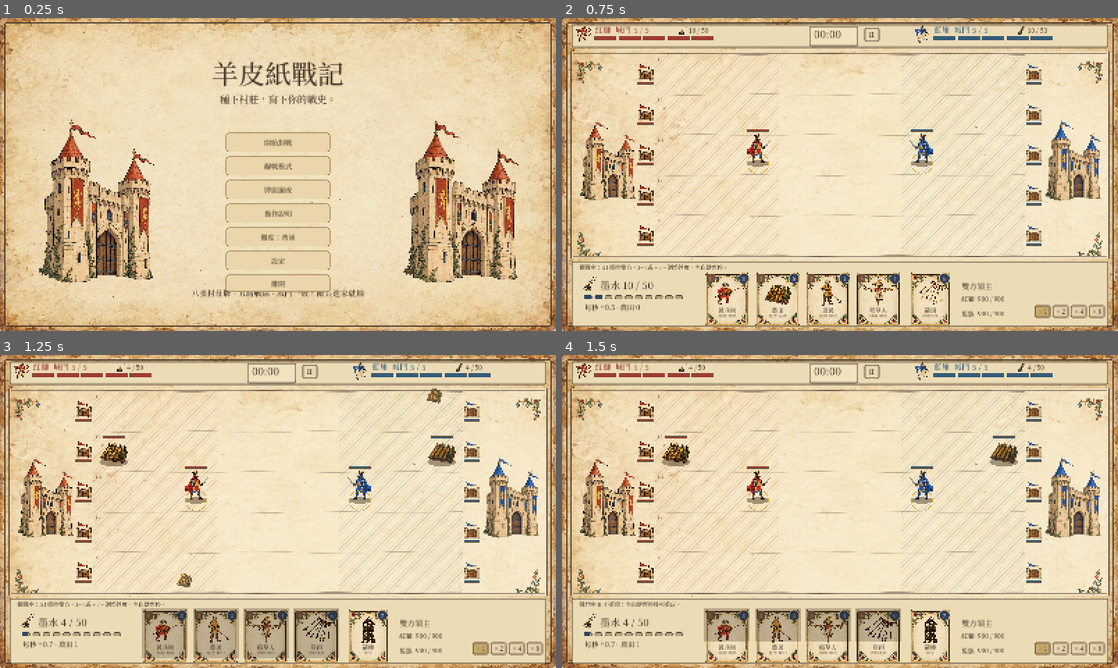
Above: before the commit, frames 1-4 (two rows, left to right).
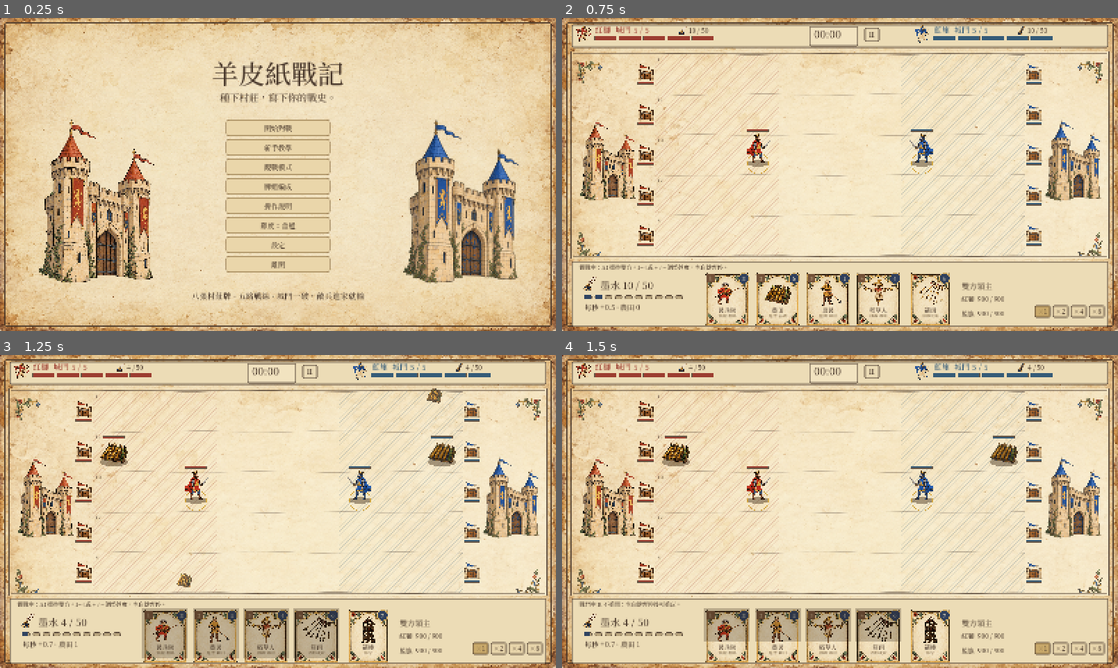
Above: after the commit, the same moments.

Repository: crazycatpower/FiveLaneLords
Game: Godot game, scene res://main.tscn
Same seed, same stepped clock (60 frames per second), same inputs: the game is played once before the commit and once after it.
Inputs (mouse positions are in pixels of both pictures, inside the frame that each line leads up to):
- Up to frame 1 (0.25 s): no input
- Up to frame 2 (0.75 s): click "觀戰模式" at 0.5 s
- Up to frame 3 (1.25 s): no input
- Up to frame 4 (1.5 s): tap Enter at 1.25 s; move the mouse to (962, 495) at 1.27 s; tap R at 1.35 s; click (962, 495) at 1.42 s

The runs differ from the first frame. In frame 1, 6.7% of the frame differs, in the area x 34-94%, y 24-91%; in frame 2, nothing differs; in frame 3, nothing differs; in frame 4, nothing differs.

Commit message:
T10 tutorial and result screen
Six-step tutorial (plant, cultivate, militia, tower, burn, breach) with
a fixed deck; each step waits for its event, puts the needed card in
hand with enough ink, and the blue side (AI and lord) stays idle until
the end. Result screen shows how the match was won plus both sides'
gates broken, ink produced and wasted, farms planted and burned, cards
played. Title gains a tutorial button and no longer overlaps the
tagline; its right castle is blue. Restart repeats the tutorial when in
it. Font subset rebuilt for the new text. A play-through test covers
every tutorial step and the result numbers.

Co-Authored-By: Claude Opus 5.5 <noreply@anthropic.com>

Diff:
--- a/battle.gd
+++ b/battle.gd
@@ -33,6 +33,7 @@
 var memory: Array = [{},{}]
 var recent_lanes: Array = [[],[]] # lanes of each side's last troop plays, for the AI to spread its attacks
 var ai_start := 0.0
+var lord_active: Array = [true,true] # the tutorial keeps the blue lord idle
 
 func _init(seed_value: int = 1, deck_a: Array = [], deck_b: Array = []) -> void:
 	rng.seed = seed_value
@@ -309,7 +310,8 @@
 		if spell.delay <= 0: cast_spell(spell)
 	spells = spells.filter(func(s: Dictionary) -> bool: return s.delay > 0)
 	update_projectiles(dt)
-	for lord: Dictionary in lords: Lord.step(self,lord,dt)
+	for lord: Dictionary in lords:
+		if lord_active[lord.team]: Lord.step(self,lord,dt)
 	for u: Dictionary in units:
 		u.flash = maxf(0,u.flash-dt)
 		if u.hp <= 0: continue
--- a/game.gd
+++ b/game.gd
@@ -3,6 +3,7 @@
 const L = preload("res://layout.gd")
 const DeckStore = preload("res://deck_store.gd")
 const Battle = preload("res://battle.gd")
+const Tutorial = preload("res://tutorial.gd")
 const ART = preload("res://manuscript_art.gd")
 const PAPER = preload("res://assets/parchment-background.png")
 const LORD_ART = preload("res://assets/manuscript-v1/lord-simple-v2.png")
@@ -37,6 +38,8 @@
 var press_pos := Vector2.ZERO
 var press_was_selected := false
 var speed := 1
+var tutorial: RefCounted = null
+const RESULT_RECT := Rect2(380,170,840,380)
 const SPEEDS := [1,2,4,8]
 const SPEED_RECTS := [Rect2(1360,826,46,36),Rect2(1412,826,46,36),Rect2(1464,826,46,36),Rect2(1516,826,46,36)]
 
@@ -82,11 +85,49 @@
 	model = Battle.new(seed_value,player_deck,B.PRESETS[difficulty])
 	model.difficulty = difficulty
 	model.ai_enabled = [spectating,true]
+	tutorial = null
+	enter_battle("觀戰中：AI 操控雙方。1–4 或 + / − 調整速度，空白鍵暫停。" if spectating else "拖曳卡牌到戰場，或按 1–4 選牌再點格子 · 右鍵取消 · 空白鍵暫停")
+
+# T10: scripted first match with a fixed deck; the blue side stays idle until the last step.
+func start_tutorial() -> void:
+	spectating = false
+	model = Battle.new(seed_value,Tutorial.DECK.duplicate(),B.PRESETS[0].duplicate())
+	model.difficulty = 0
+	model.ai_enabled = [false,true]
+	model.ai_start = 1e9
+	model.lord_active[1] = false
+	model.add_building(1,Vector2i(7,2),"farm") # practice target for the fire step
+	tutorial = Tutorial.new()
+	enter_battle(tutorial.caption())
+	prepare_tutorial_step()
+
+func prepare_tutorial_step() -> void:
+	if tutorial == null: return
+	if tutorial.complete:
+		model.ai_start = model.elapsed+5.0
+		model.lord_active[1] = true
+		notice = tutorial.caption()
+		return
+	var step: Dictionary = tutorial.current()
+	var deck: Array = model.decks[0]
+	var index := deck.find(step.card)
+	if index >= 4:
+		deck[index] = deck[0]
+		deck[0] = step.card
+	model.ink[0] = maxf(model.ink[0],B.CARDS[step.card].cost+2.0)
+	if step.done == "breach": model.gates[1][2] = minf(model.gates[1][2],40.0)
+	notice = tutorial.caption()
+
+func restart() -> void:
+	if tutorial != null: start_tutorial()
+	else: start_battle()
+
+func enter_battle(message: String) -> void:
 	selected = -1
 	dragging = false
 	speed = 1
 	position = Vector2.ZERO
-	notice = "觀戰中：AI 操控雙方。1–4 或 + / − 調整速度，空白鍵暫停。" if spectating else "拖曳卡牌到戰場，或按 1–4 選牌再點格子 · 右鍵取消 · 空白鍵暫停"
+	notice = message
 	screen = "battle"
 	effects.clear()
 	clear_ui()
@@ -123,7 +164,9 @@
 	# Spectate mode can fast-forward: several fixed steps per frame, so results match 1x exactly.
 	for i: int in range(speed if spectating else 1):
 		model.step(dt)
+		var advanced: bool = tutorial != null and tutorial.observe(model.events)
 		consume_events()
+		if advanced: prepare_tutorial_step()
 
 func consume_events() -> void:
 	for e: Dictionary in model.events:
@@ -164,10 +207,10 @@
 
 # Buttons on the pause / result banner: [rect, caption, action].
 func overlay_buttons() -> Array:
-	var y := L.OVERLAY_RECT.position.y+95
+	var y := RESULT_RECT.end.y-60 if model.ended else L.OVERLAY_RECT.position.y+95
 	var items: Array = []
 	if not model.ended: items.append([Rect2(490,y,190,40),"繼續",toggle_pause])
-	items.append([Rect2(700,y,190,40),"重新開始",start_battle])
+	items.append([Rect2(700,y,190,40),"重新開始",restart])
 	items.append([Rect2(910,y,190,40),"回到標題",show_title])
 	return items
 
@@ -195,7 +238,7 @@
 			else: toggle_pause()
 		if event.keycode == KEY_SPACE: toggle_pause()
 		if event.keycode == KEY_R:
-			if model.paused or model.ended: start_battle()
+			if model.paused or model.ended: restart()
 			else: notice = "戰鬥中 R 不重開；空白鍵暫停後可重玩。"
 	if event is InputEventMouseMotion:
 		hover_slot = -1 if spectating else card_at(event.position)
@@ -404,12 +447,43 @@
 	draw_preview()
 	draw_effects()
 	draw_hud()
-	if model.paused or model.ended:
+	if tutorial != null and not model.ended:
+		panel(Rect2(290,98,1020,34),Color("f6ead0"))
+		draw_string(font,Vector2(290,121),tutorial.caption(),HORIZONTAL_ALIGNMENT_CENTER,1020,18,INK)
+	if model.ended: draw_result()
+	elif model.paused:
 		panel(L.OVERLAY_RECT,Color("efe0bd"))
 		draw_string(font,L.OVERLAY_RECT.position+Vector2(0,58),"戰局暫停" if not model.ended else ("紅獅勝利！我軍攻進藍旗主堡" if model.winner == 0 else "敗北：藍旗士兵攻進了我方主堡"),HORIZONTAL_ALIGNMENT_CENTER,L.OVERLAY_RECT.size.x,30,INK)
 		for item: Array in overlay_buttons():
 			panel(item[0],Color("f6ead0"))
 			draw_string(font,item[0].position+Vector2(0,27),item[1],HORIZONTAL_ALIGNMENT_CENTER,item[0].size.x,20,INK)
+
+# T10 result screen: who won and how, with both sides' match statistics.
+func draw_result() -> void:
+	var r := RESULT_RECT
+	panel(r,Color("efe0bd"))
+	ink_frame(r.grow(-8))
+	var title := "紅獅勝利！我軍攻進藍旗主堡" if model.winner == 0 else "敗北：藍旗士兵攻進了我方主堡"
+	draw_string(font,r.position+Vector2(0,62),title,HORIZONTAL_ALIGNMENT_CENTER,r.size.x,32,RED if model.winner == 0 else BLUE)
+	var t := int(model.elapsed)
+	draw_string(font,r.position+Vector2(0,96),"戰鬥時間 %02d:%02d" % [t/60,t%60],HORIZONTAL_ALIGNMENT_CENTER,r.size.x,18,INK)
+	var rows: Array = [["打破的城門","breaches"],["產出墨水","produced"],["浪費的墨水","wasted"],["種下農田","planted"],["被燒掉的田","burned"],["出牌數","plays"]]
+	var left := r.position.x+170
+	draw_string(font,Vector2(left+210,r.position.y+135),"紅獅",HORIZONTAL_ALIGNMENT_CENTER,120,20,RED)
+	draw_string(font,Vector2(left+350,r.position.y+135),"藍旗",HORIZONTAL_ALIGNMENT_CENTER,120,20,BLUE)
+	for i: int in range(rows.size()):
+		var y := r.position.y+168+i*26
+		draw_string(font,Vector2(left,y),rows[i][0],HORIZONTAL_ALIGNMENT_LEFT,-1,18,INK)
+		for team: int in range(2):
+			var value: float = result_value(team,rows[i][1])
+			draw_string(font,Vector2(left+210+team*140,y),str(int(value)),HORIZONTAL_ALIGNMENT_CENTER,120,18,INK)
+	for item: Array in overlay_buttons():
+		panel(item[0],Color("f6ead0"))
+		draw_string(font,item[0].position+Vector2(0,27),item[1],HORIZONTAL_ALIGNMENT_CENTER,item[0].size.x,20,INK)
+
+func result_value(team: int, key: String) -> float:
+	if key == "breaches": return model.gates[1-team].filter(func(hp: float) -> bool: return hp <= 0).size()
+	return float(model.stats[team].get(key,0))
 
 func team_shadow(center: Vector2, radius: float, color: Color) -> void:
 	draw_set_transform(center,0,Vector2(1,0.32))
@@ -502,7 +576,7 @@
 	panel(Rect2(712,24,140,58),Color("f2e3c0"))
 	var time := int(model.elapsed)
 	label_at(Vector2(725,58),"%02d:%02d" % [time/60,time%60],30,RED if model.multiplier() > 1 else INK)
-	if model.multiplier() > 1: label_at(Vector2(722,79),"墨水 ×%.1f" % model.multiplier(),14,RED)
+	if model.multiplier() > 1: label_at(Vector2(735,76),"墨水 ×%.1f" % model.multiplier(),13,RED)
 	panel(L.PAUSE_RECT)
 	label_at(L.PAUSE_RECT.position+Vector2(10,27),"Ⅱ",23)
 	panel(L.COMMAND_FRAME)
@@ -541,21 +615,16 @@
 func show_title() -> void:
 	screen = "title"
 	clear_ui()
-	button(Rect2(650,330,300,55),"開始對戰",func(): spectating = false; start_battle())
-	button(Rect2(650,398,300,55),"觀戰模式",func(): spectating = true; start_battle())
-	button(Rect2(650,466,300,55),"牌組編成",show_deck)
-	button(Rect2(650,534,300,55),"操作說明",show_help)
-	button(Rect2(650,670,300,55),"設定",show_settings)
-	button(Rect2(650,738,300,50),"離開",func(): get_tree().quit())
-	button(Rect2(650,602,300,55),"難度："+["簡單","普通","困難"][difficulty],func(): difficulty = (difficulty+1)%3; show_title())
+	var items: Array = [["開始對戰",func(): spectating = false; start_battle()],["新手教學",start_tutorial],["觀戰模式",func(): spectating = true; start_battle()],["牌組編成",show_deck],["操作說明",show_help],["難度："+["簡單","普通","困難"][difficulty],func(): difficulty = (difficulty+1)%3; show_title()],["設定",show_settings],["離開",func(): get_tree().quit()]]
+	for i: int in range(items.size()): button(Rect2(650,292+i*56,300,48),items[i][0],items[i][1])
 	queue_redraw()
 
 func draw_title() -> void:
 	draw_texture_rect(textures.castle_red,Rect2(100,290,350,480),false)
-	draw_texture_rect(textures.castle_blue,Rect2(1150,290,350,480),false)
+	draw_texture_rect(art("castle_blue",1),Rect2(1150,290,350,480),false)
 	draw_string(font,Vector2(0,190),"羊皮紙戰記",HORIZONTAL_ALIGNMENT_CENTER,L.VIEWPORT_SIZE.x,76,INK)
-	draw_string(font,Vector2(0,245),"種下村莊，寫下你的戰史。",HORIZONTAL_ALIGNMENT_CENTER,L.VIEWPORT_SIZE.x,28,INK)
-	draw_string(font,Vector2(0,800),"八張村莊牌 · 五路戰線 · 城門一破，敵兵進家就輸",HORIZONTAL_ALIGNMENT_CENTER,L.VIEWPORT_SIZE.x,23,INK)
+	draw_string(font,Vector2(0,240),"種下村莊，寫下你的戰史。",HORIZONTAL_ALIGNMENT_CENTER,L.VIEWPORT_SIZE.x,28,INK)
+	draw_string(font,Vector2(0,808),"八張村莊牌 · 五路戰線 · 城門一破，敵兵進家就輸",HORIZONTAL_ALIGNMENT_CENTER,L.VIEWPORT_SIZE.x,23,INK)
 
 func show_deck() -> void:
 	screen = "deck"
--- a/smoke_test.gd
+++ b/smoke_test.gd
@@ -30,6 +30,8 @@
 	test_feel()
 	test_overlap()
 	test_opening_hand()
+	test_tutorial()
+	check(finished.has("tutorial"),"tutorial test ran to the end")
 	check(finished.has("opening"),"opening hand test ran to the end")
 	check(finished.has("overlap"),"overlap test ran to the end")
 	check(finished.has("feel"),"feel test ran to the end")
@@ -478,3 +480,34 @@
 	var b := Battle.new(31,B.PRESETS[1].duplicate())
 	check(a.decks == b.decks,"opening hand stays reproducible per seed")
 	finished["opening"] = true
+
+func test_tutorial() -> void:
+	var game = load("res://main.tscn").instantiate()
+	root.add_child(game)
+	game.deck_path = "user://test-ui-deck.json"
+	game.set_physics_process(false)
+	game.start_tutorial()
+	var m = game.model
+	check(m.decks[0] == game.Tutorial.DECK or m.decks[0].size() == 8,"tutorial uses its own deck")
+	var plan := [["farm",Vector2i(1,2)],["farmer",Vector2i(0,2)],["militia",Vector2i(2,1)],["tower",Vector2i(1,3)],["fire",Vector2i(7,2)],["knight",Vector2i(2,2)]]
+	for i: int in range(plan.size()):
+		var card: String = plan[i][0]
+		var slot: int = m.decks[0].find(card)
+		check(slot >= 0 and slot < 4 and m.ink[0] >= B.CARDS[card].cost,"tutorial step %d puts %s in hand with enough ink" % [i+1,card])
+		m.cooldown[0] = 0
+		check(game.try_play(slot,L.cell_center(plan[i][1])),"tutorial step %d card can be played" % [i+1])
+		var frames := 0
+		while game.tutorial.stage == i and frames < 60*60:
+			game._physics_process(1.0/60.0)
+			frames += 1
+		check(game.tutorial.stage == i+1,"tutorial step %d completes (%s)" % [i+1,card])
+	check(game.tutorial.complete and m.lord_active[1] and m.ai_start < 1e8,"after the tutorial the blue side wakes up")
+	var frames := 0
+	while not m.ended and frames < 60*30:
+		game._physics_process(1.0/60.0)
+		frames += 1
+	check(m.ended and m.winner == 0,"the tutorial knight walks through the broken gate and wins")
+	check(game.result_value(0,"breaches") == m.gates[1].filter(func(hp: float) -> bool: return hp <= 0).size() and game.result_value(0,"breaches") >= 1 and game.result_value(0,"plays") == m.stats[0].plays and game.result_value(0,"planted") == 1,"result screen numbers match the match statistics")
+	game.free()
+	DirAccess.remove_absolute("user://test-ui-deck.json")
+	finished["tutorial"] = true
--- /dev/null
+++ b/tutorial.gd
@@ -0,0 +1,41 @@
+extends RefCounted
+# T10 first-match tutorial. Each step waits for one battle event; the enemy AI stays idle until the
+# last step. The game makes sure the card a step needs is in the player's hand.
+const DECK := ["farm","farmer","militia","tower","fire","rain","knight","scarecrow"]
+const STEPS := [
+	{"card":"farm","text":"把「農田」拖到我方左側三欄的空格，等它冒出第一滴墨水。","done":"ink"},
+	{"card":"farmer","text":"在農田的「後方」（同一路更左邊）派出農民，看他停下來耕地。","done":"cultivate"},
+	{"card":"militia","text":"派出民兵隊：部隊只會往前走，一路打到敵方城門。","done":"play_militia"},
+	{"card":"tower","text":"在我方部署區蓋一座箭樓，守住城門。部隊不會回頭，防守靠建築和領主。","done":"play_tower"},
+	{"card":"fire","text":"對準右側藍方的練習農田丟出火罐，燒掉它。","done":"burn"},
+	{"card":"knight","text":"第 III 路的藍方城門快倒了：派騎士去打破它，破門後那一路部署區會往前延伸。","done":"breach"},
+]
+var stage := 0
+var complete := false
+
+func current() -> Dictionary:
+	return {} if complete else STEPS[stage]
+
+func caption() -> String:
+	if complete: return "教學完成！藍方開始認真進攻了。記住：城門破了，敵兵走進家就輸。"
+	return "教學 %d / %d：%s" % [stage+1,STEPS.size(),STEPS[stage].text]
+
+# Returns true when this batch of events finished the current step.
+func observe(events: Array) -> bool:
+	if complete: return false
+	var goal: String = STEPS[stage].done
+	for e: Dictionary in events:
+		if e.team != 0 and goal != "burn": continue
+		var hit := false
+		match goal:
+			"ink": hit = e.kind == "ink"
+			"cultivate": hit = e.kind == "cultivate"
+			"play_militia": hit = e.kind == "play" and e.get("card","") == "militia"
+			"play_tower": hit = e.kind == "play" and e.get("card","") == "tower"
+			"burn": hit = e.kind == "burn" and e.team == 1
+			"breach": hit = e.kind == "breach" and e.team == 0
+		if hit:
+			stage += 1
+			complete = stage >= STEPS.size()
+			return true
+	return false
Binary file changed: assets/fonts/ManuscriptSerif-subset.ttf
Binary file changed: deck-preview.png
Binary file changed: preview.png
Binary file changed: title-preview.png
Not shown, added: tutorial.gd.uid
Not shown, changed: AGENTS.md
Not shown, changed: docs/企劃書.md
